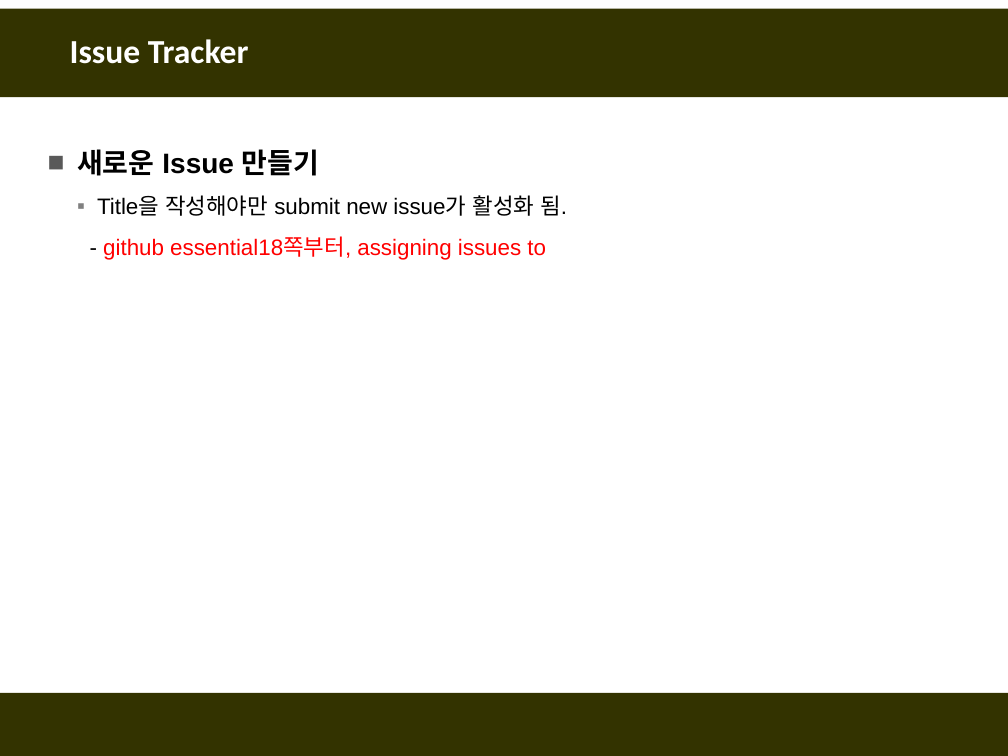
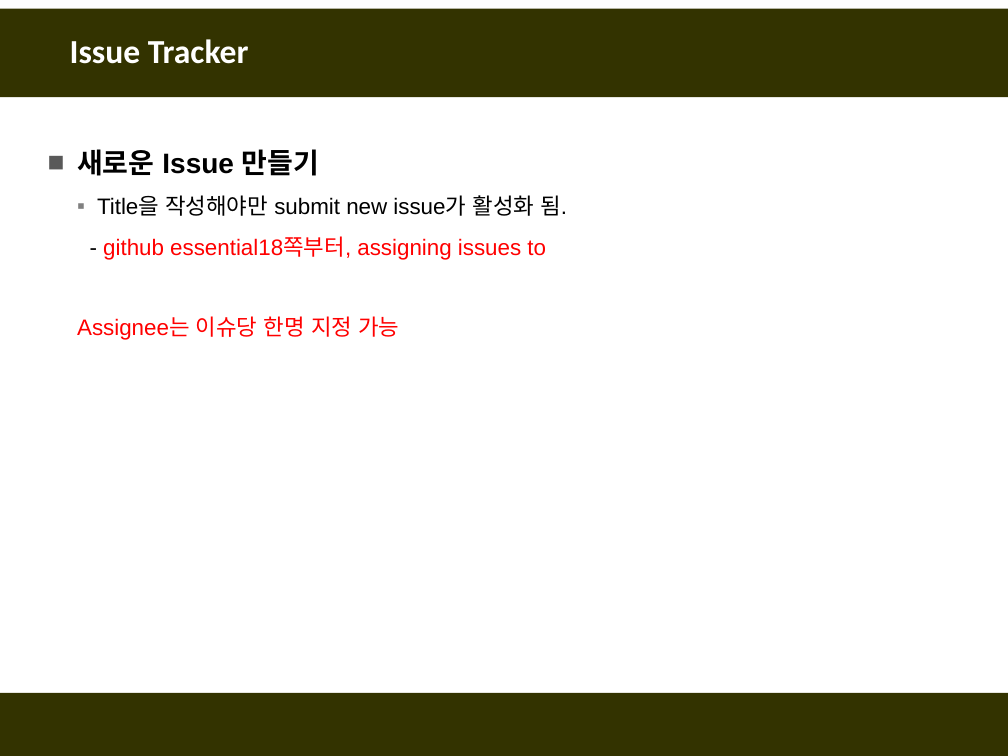
Before and after one commit to fasthill/github-lecture, a slide deck: slide 7 of git및github첫걸음7-issuetracker.pptx (slide 6 before the commit). Drawn at 1008x756 pixels with LibreOffice and Linux fonts; fonts in the diff are those of the drawing. Boxes give left, top, right and bottom in pixels: in the first picture for what was removed or moved away, otherwise in the second. Text is boxed around its words. In the diff, an @@ line names an element or a change of style, - is before the commit and + after.

```diff
--- a/git및github첫걸음7-issuetracker.pptx
+++ b/git및github첫걸음7-issuetracker.pptx
@@ text at (x1=77, y1=316, x2=399, y2=340): paragraph added @@
+  Assignee는 이슈당 한명 지정 가능
```
Also in this commit, not shown: 1 slide added.
